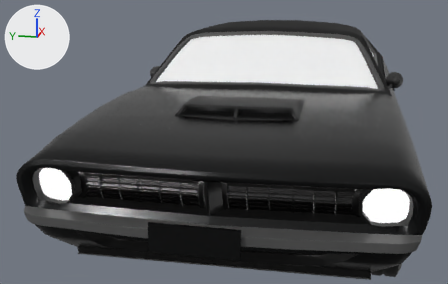
What one commit did to the glTF model public/models/car_1.glb.
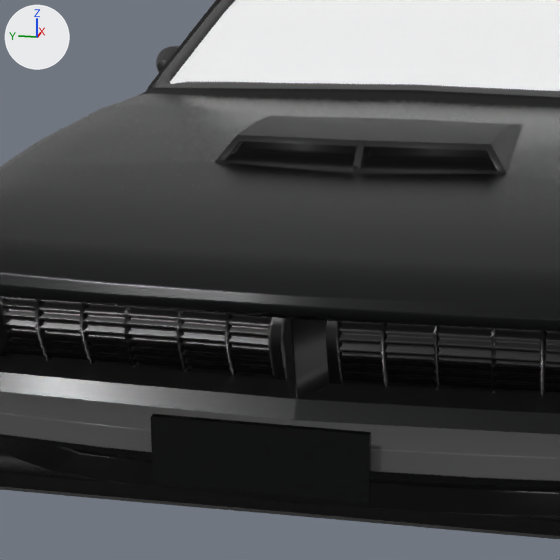
Each version is shown whole from a camera (50 mm lens) standing at (14.641, 7.544, 0.912) and looking at (17.324, 8.081, 0.241), then close up on the part from 19% to 72% of the width and 16% to 100% of the height. Arrows for +X, +Y and +Z are at upper left; the lights stay in place. The first two pictures are the older version. Where no turn or scale is listed for an object, it has been applied to the vertices.

The first close-up shows 'Low poly plymouth car.001', 'RAB001'.
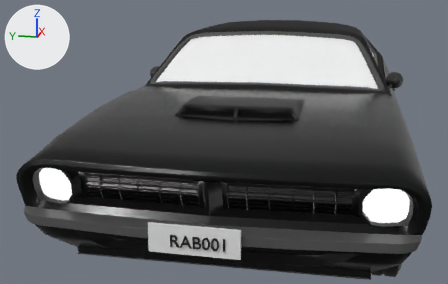
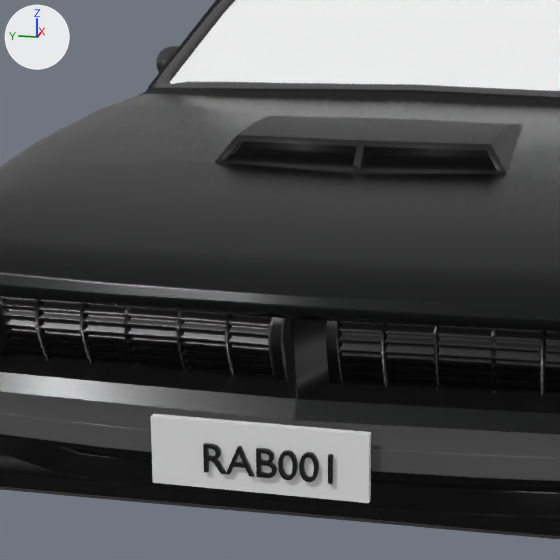
Where the change shows, as pixel boxes (x1, y1, x2, y2) in the close-ups (560 x 560 px):
'RAB001', recoloured (black to white)
    both: (151, 414, 371, 503)
'Text.020', added (black)
    after: (203, 443, 333, 484)

The edits, one by one:
Material 'palte' (mat_palte) is new.
Its base color is (0.8, 0.8, 0.8) (white #e7e7e7).
Material 'Material.097' (mat_material_097) is new.
Its base color is (0.0, 0.0, 0.0) (black #000000).
me_cube_079 has 8 vertices, 12 faces and spans x -0.012..0.003, y -0.017..0.22, z -0.032..0.043.
me_cube_079 no longer uses material mat_material_078 (black #0e0f0f).
me_cube_079 gains material mat_palte (white #e7e7e7).
Mesh me_text_018 is new.
It has 812 vertices, 1628 faces and spans x -0.0082..0.0045, y -0.1426..-0.0034, z -0.0004..0.0314.
It uses material mat_material_097 (black #000000).
Object 'Text.020' (ob_text_020) is new; it shows me_text_018.
Its location is (16.035, 7.962, 0.289).
